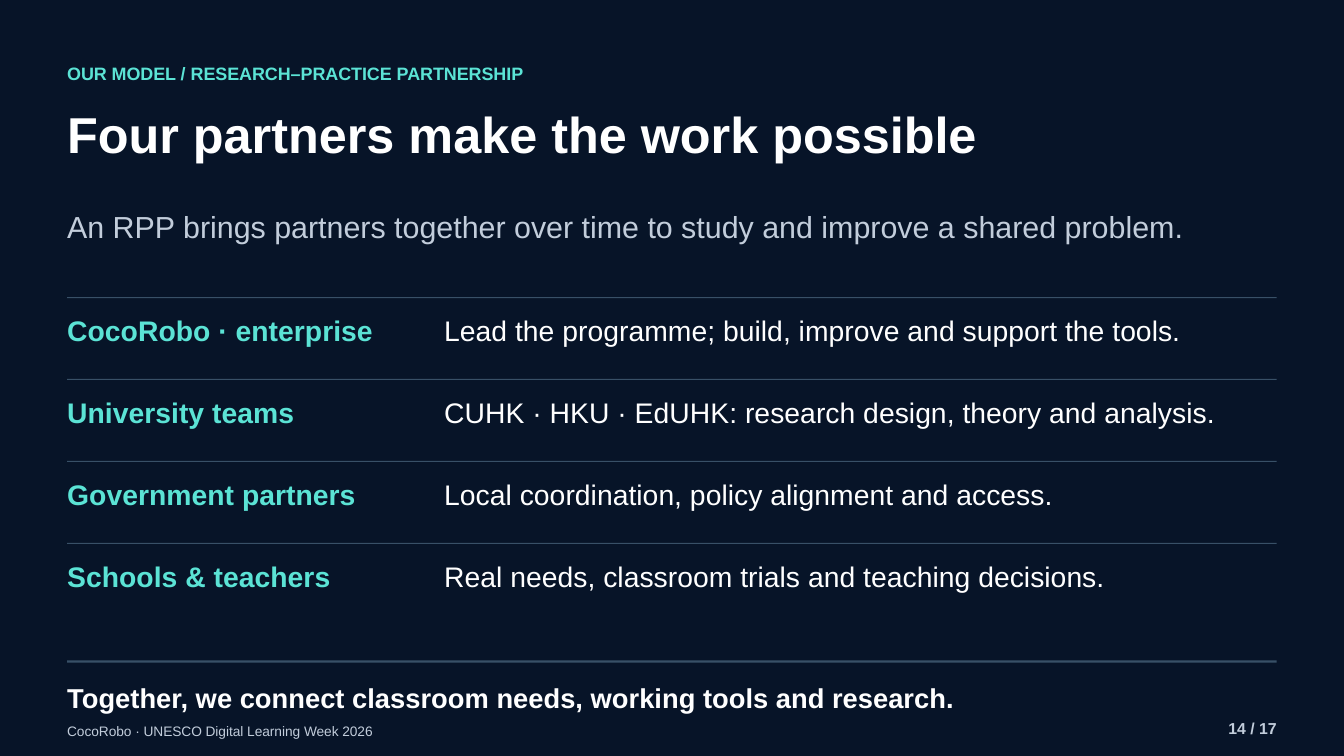
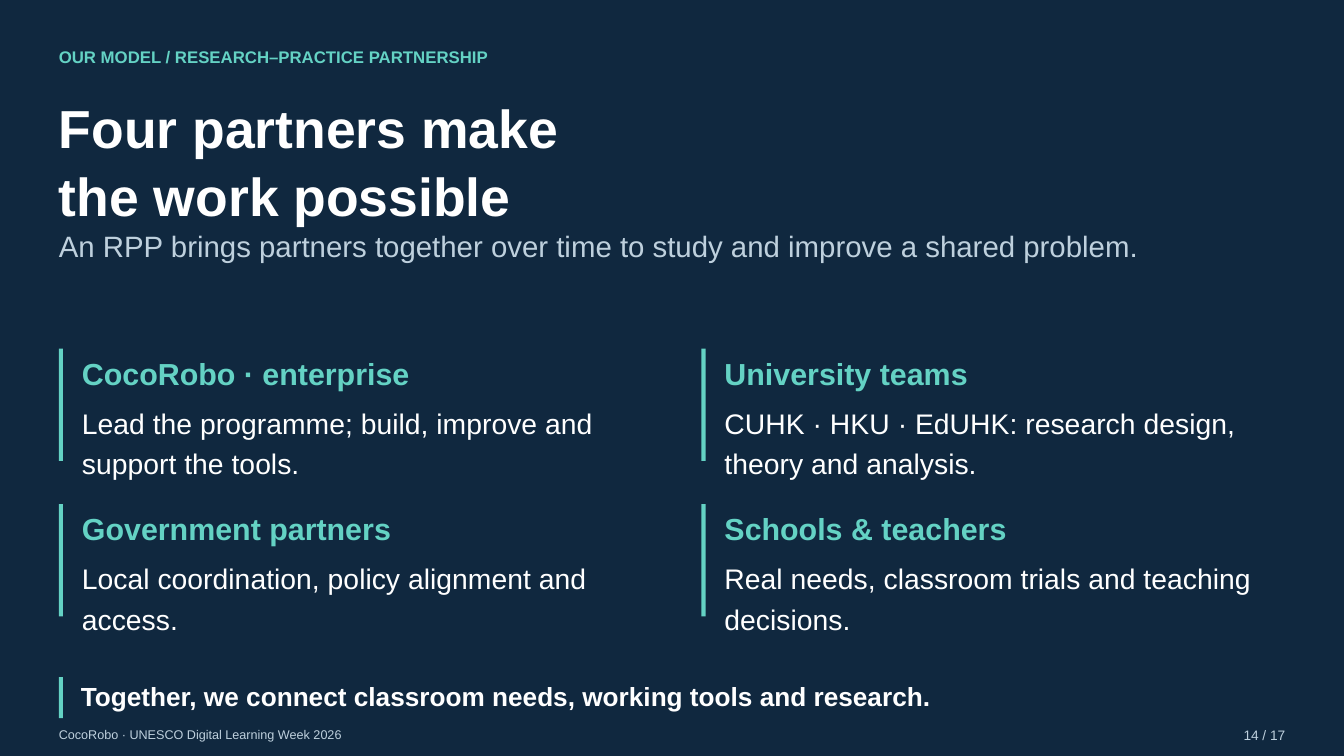
Before and after one commit to tonyxinvip/slides, a slide deck: slide 14 of teacher-agent-creators-10min/downloads/UNESCO_Teacher_AI_Agents_EN.pptx. Drawn at 1344x756 pixels with LibreOffice and Linux fonts; fonts in the diff are those of the drawing. Boxes give left, top, right and bottom in pixels: in the first picture for what was removed or moved away, otherwise in the second. Text is boxed around its words. In the diff, an @@ line names an element or a change of style, - is before the commit and + after.

```diff
--- a/teacher-agent-creators-10min/downloads/UNESCO_Teacher_AI_Agents_EN.pptx
+++ b/teacher-agent-creators-10min/downloads/UNESCO_Teacher_AI_Agents_EN.pptx
@@ background #071428 to #10283F @@
@@ text "OUR MODEL / RESEARCH–PRACTICE PARTNERSHIP": place and size @@
-text "OUR MODEL / RESEARCH–PRACTICE PARTNERSHIP" at [67, 67, 524, 80]
+text "OUR MODEL / RESEARCH–PRACTICE PARTNERSHIP" at [59, 51, 488, 63]
@@ text "OUR MODEL / RESEARCH–PRACTICE PARTNERSHIP" at [59, 51, 488, 63]: size 12.8 to 12 pt, text colour #5BE3D5 to #64D2C4; line spacing 1.16 to 1.1 @@
@@ text at [59, 109, 558, 226]: text changed; size 36 to 38.2 pt @@
-Four partners make the work possible
+Four partners make
+the work possible
@@ text "An RPP brings partners together ...": place and size @@
-text "An RPP brings partners together ..." at [67, 216, 1183, 244]
+text "An RPP brings partners together ..." at [59, 235, 1137, 263]
@@ text "An RPP brings partners together ..." at [59, 235, 1137, 263]: size 21.8 to 21 pt, text colour #C2CDDB to #BED0DD; line spacing 1.16 to 1.2 @@
@@ rectangle removed at [68, 297, 1277, 298] @@
@@ rectangle added at [58, 349, 63, 461], fill #64D2C4 @@
@@ text "CocoRobo · enterprise": place and size @@
-text "CocoRobo · enterprise" at [67, 320, 373, 347]
+text "CocoRobo · enterprise" at [82, 363, 409, 391]
@@ rectangle at [702, 349, 706, 461]: fill #385067 to #64D2C4 @@
@@ rectangle: place and size @@
-rectangle at [68, 379, 1277, 380]
+rectangle at [702, 349, 706, 461]
@@ text "University teams": place and size @@
-text "University teams" at [67, 402, 294, 429]
+text "University teams" at [724, 363, 968, 391]
@@ text "Lead the programme; build, improve ...": place and size @@
-text "Lead the programme; build, improve ..." at [444, 320, 1180, 347]
+text "Lead the programme; build, improve ..." at [82, 413, 592, 480]
@@ text "CUHK · HKU · EdUHK: ...": place and size @@
-text "CUHK · HKU · EdUHK: ..." at [444, 402, 1214, 429]
+text "CUHK · HKU · EdUHK: ..." at [724, 413, 1235, 480]
@@ rectangle removed at [68, 461, 1277, 462] @@
@@ rectangle added at [58, 504, 63, 616], fill #64D2C4 @@
@@ text "Government partners": place and size @@
-text "Government partners" at [67, 485, 355, 511]
+text "Government partners" at [82, 519, 391, 546]
@@ rectangle: place and size @@
-rectangle at [68, 543, 1277, 544]
+rectangle at [702, 504, 706, 616]
@@ rectangle at [702, 504, 706, 616]: fill #385067 to #64D2C4 @@
@@ size 20.2 to 21.8 pt, text colour #5BE3D5 to #64D2C4; line spacing 1.16 to 1.2 in 4 elements at [82, 519, 391, 546], [82, 363, 409, 391], [724, 363, 968, 391], [724, 518, 1006, 541] @@
@@ text "Schools & teachers": place and size @@
-text "Schools & teachers" at [67, 566, 331, 588]
+text "Schools & teachers" at [724, 518, 1006, 541]
@@ line spacing 1.16 to 1.2 in 4 elements at [724, 568, 1250, 631], [724, 413, 1235, 480], [82, 413, 592, 480], [82, 568, 586, 631] @@
@@ text "Local coordination, policy alignment and ...": place and size @@
-text "Local coordination, policy alignment and ..." at [444, 484, 1052, 511]
+text "Local coordination, policy alignment and ..." at [82, 568, 586, 631]
@@ text "Real needs, classroom trials and ...": place and size @@
-text "Real needs, classroom trials and ..." at [444, 566, 1104, 593]
+text "Real needs, classroom trials and ..." at [724, 568, 1250, 631]
@@ rectangle added at [58, 678, 63, 719], fill #64D2C4 @@
@@ rectangle removed at [68, 660, 1277, 662] @@
@@ text "Together, we connect classroom needs, ...": place and size @@
-text "Together, we connect classroom needs, ..." at [67, 688, 954, 713]
+text "Together, we connect classroom needs, ..." at [81, 687, 930, 712]
@@ text "Together, we connect classroom needs, ..." at [81, 687, 930, 712]: size 19.5 to 18.8 pt; line spacing 1.16 to 1.2 @@
@@ text "CocoRobo · UNESCO Digital Learning ...": place and size @@
-text "CocoRobo · UNESCO Digital Learning ..." at [67, 726, 372, 739]
+text "CocoRobo · UNESCO Digital Learning ..." at [59, 730, 341, 742]
@@ text "CocoRobo · UNESCO Digital Learning ..." at [59, 730, 341, 742]: size 9.8 to 9 pt, text colour #C2CDDB to #BED0DD; line spacing 1.16 to 1.2 @@
@@ text "14 / 17": place and size @@
-text "14 / 17" at [1228, 723, 1277, 734]
+text "14 / 17" at [1244, 730, 1285, 740]
@@ text "14 / 17" at [1244, 730, 1285, 740]: size 11.2 to 9.8 pt, text colour #C2CDDB to #BED0DD, bold off; line spacing 1.16 to 1.2 @@
```
Also in this commit, not shown: 16 other slides changed, 7 other files.
